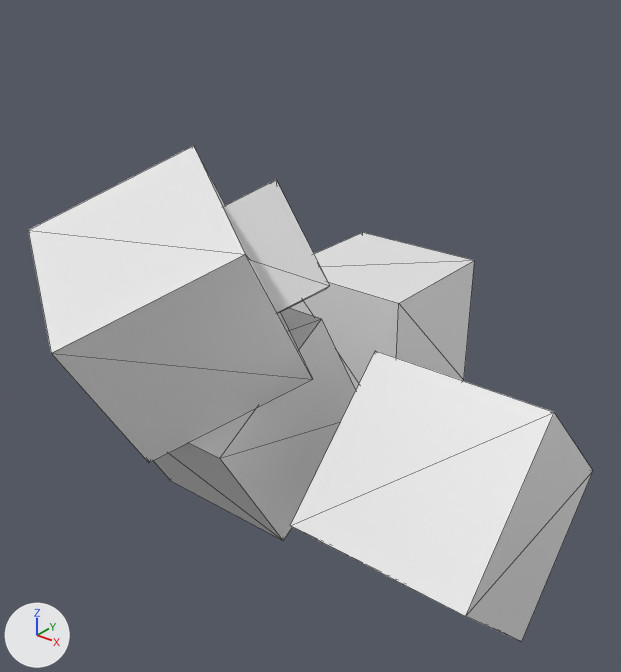
The glTF model public/gltf/two_cubes.glb, before and after one commit.
One viewpoint serves both versions: a 50 mm camera at (6.51, -9.73, 5.5) aimed at (0.53, -2.25, 0.86). Lighting does not change. The marker at lower left points along +X, +Y and +Z. Mesh edges are drawn as thin lines. Where no turn or scale is listed for an object, it has been applied to the vertices.

Names of what the first picture shows: 'BabyChild', 'Child', 'GrandChild', 'Parent', 'Single'.
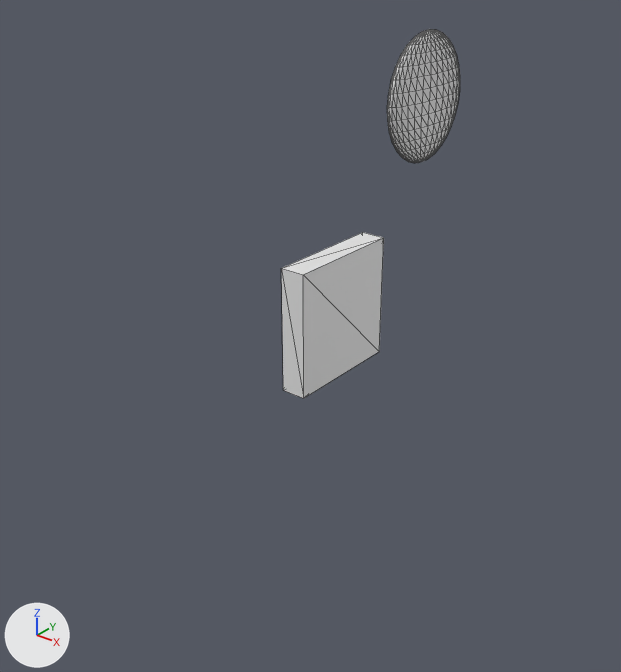
The newer file is also turned or shifted as a whole; pictures and numbers use the older file's frame.

What differs and where, as boxes [x1, y1, x2, y2] in the pictures (621 x 672 px):
'GrandChild', deleted
    before: [28, 146, 312, 462]
'Single', deleted
    before: [290, 351, 593, 642]
'Parent', moved, rescaled
    before: [290, 232, 475, 389]
    after: [281, 232, 384, 398]
'Child', deleted
    before: [153, 308, 356, 541]
'Sphere', added
    after: [387, 30, 460, 163]
'BabyChild', deleted
    before: [223, 180, 330, 313]

Patch to the scene script:
```diff
--- a/public/gltf/two_cubes.glb.py
+++ b/public/gltf/two_cubes.glb.py
@@ me_sphere_003 @@
+me_sphere_003.from_pydata(...)  # a UV sphere (32 segments, 16 rings, poles along z) spanning x -0.2..0.2, y -1.0..1.0, z -1.0..1.0
@@ ob_parent @@
 ob_parent = bpy.data.objects.new('Parent', me_parentmesh)
-ob_parent.location = (0.0, 0.0, 0.0)
+ob_parent.location = (-0.8, 0.0, 0.0)
+ob_parent.scale = (0.2, 1.0, 1.0)
@@ ob_child @@
-ob_child = bpy.data.objects.new('Child', me_childmesh)
-ob_child.location = (0.0, -3.0, 0.0)
@@ ob_grandchild @@
-ob_grandchild = bpy.data.objects.new('GrandChild', me_grandchildmesh)
-ob_grandchild.location = (0.0, -4.0, 1.73)
@@ ob_babychild @@
-ob_babychild = bpy.data.objects.new('BabyChild', me_babychildmesh)
-ob_babychild.location = (0.57, -3.29, 2.14)
@@ ob_single @@
-ob_single = bpy.data.objects.new('Single', me_singlemesh)
-ob_single.location = (3.0, -3.0, 0.0)
@@ ob_sphere @@
+ob_sphere = bpy.data.objects.new('Sphere', me_sphere_003)
+ob_sphere.location = (-0.6, 2.0, 3.0)
```
